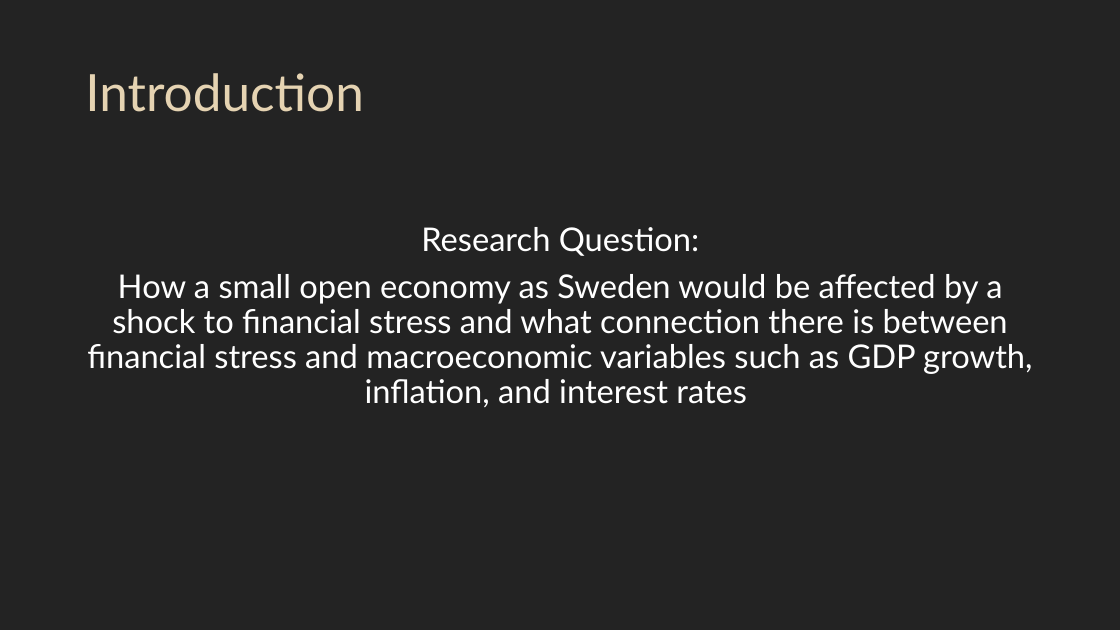
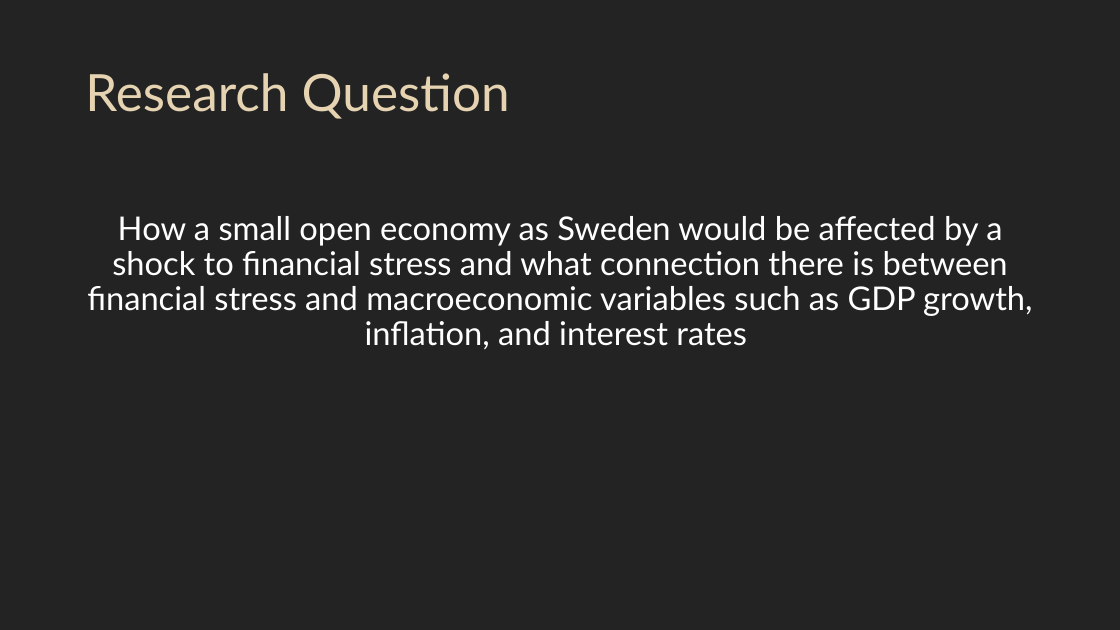
Before and after one commit to timoudas/MasterThesis, a slide deck: slide 4 of presentation.pptm. Drawn at 1120x630 pixels with LibreOffice and Linux fonts; fonts in the diff are those of the drawing. Boxes give left, top, right and bottom in pixels: in the first picture for what was removed or moved away, otherwise in the second. Text is boxed around its words. In the diff, an @@ line names an element or a change of style, - is before the commit and + after.

```diff
--- a/presentation.pptm
+++ b/presentation.pptm
@@ title at [85, 73, 510, 119]: text changed @@
-Introduction
+Research Question
@@ text "How a small open economy ...": place and size @@
-text "How a small open economy ..." at [87, 227, 1032, 407]
+text "How a small open economy ..." at [87, 216, 1032, 349]
@@ text at [421, 227, 699, 256]: paragraph removed @@
-Research Question:
```
Also in this commit, not shown: 2 other slides changed, 2 other files.
